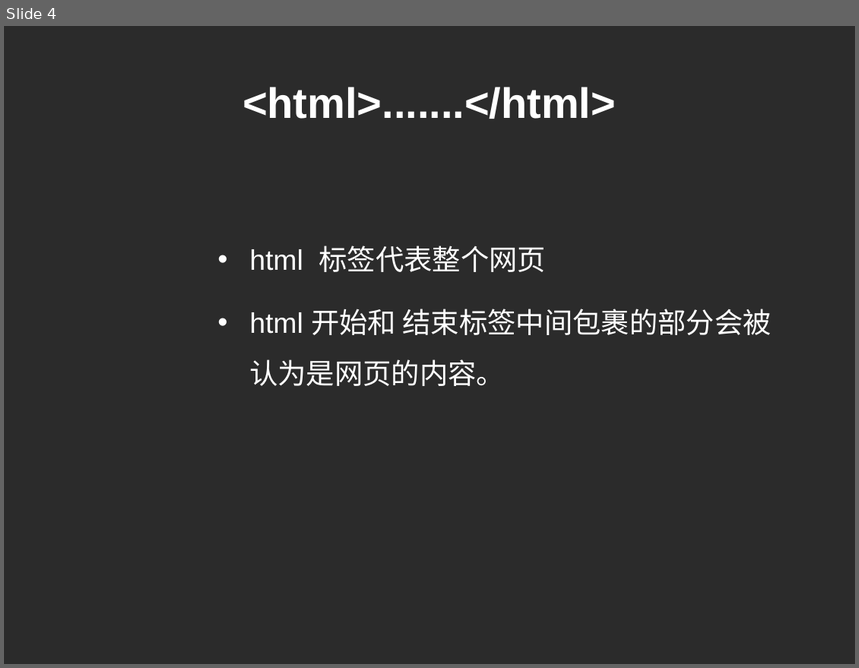
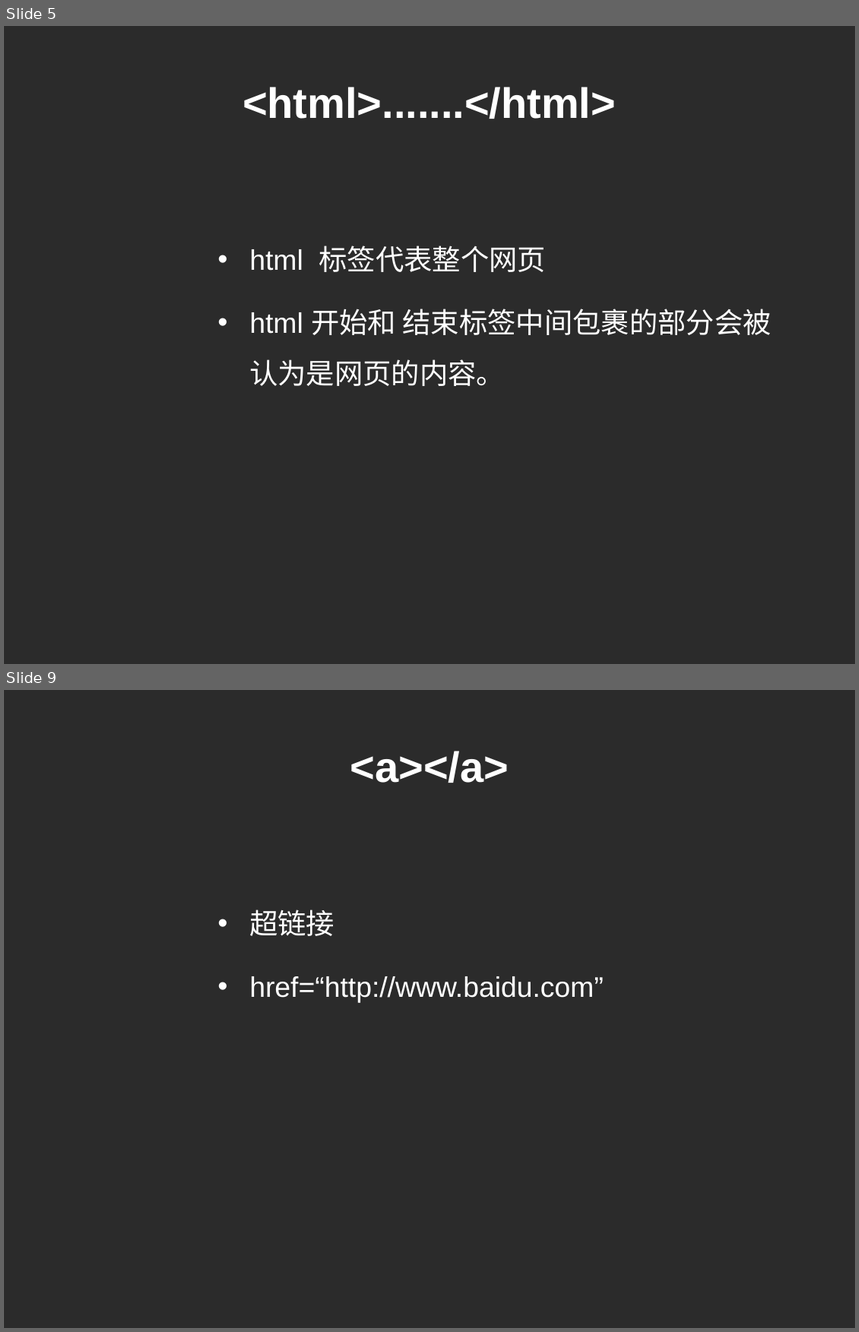
Before and after one commit to cd-vr1class/homework, a slide deck: ppt/7-4html基础.ppt. Shown one above the other, each under a label of ours: slide 4 before the commit, slides 5 and 9 after it; the slides between them are not shown. The pictures are 859x668 and 859x1332 pixels, drawn with LibreOffice and Linux fonts; fonts in the diff are those of the drawing; background and template pictures are left out; a plain dark background stands for a picture behind light text. Boxes give left, top, right and bottom in pixels: in the first picture for what was removed or moved away, otherwise in the second. Text is boxed around its words. In the diff, an @@ line names an element or a change of style, - is before the commit and + after.

```diff
--- a/ppt/7-4html基础.ppt
+++ b/ppt/7-4html基础.ppt
@@ slide 9 added at <box>4,690,855,1328</box>, background picture (left out) @@
@@ title added at <box>351,751,509,783</box>, 36 pt, text #FFFFFF, bold @@
+<a></a>
@@ text added at <box>249,910,604,1002</box>, 24 pt, text #FFFFFF @@
+• 超链接
+• href=“http://www.baidu.com”
@@ what was slide 4 is now slide 5 @@
```
Also in this commit, not shown: 1 slide changed, 8 other slides added, 6 other files.
